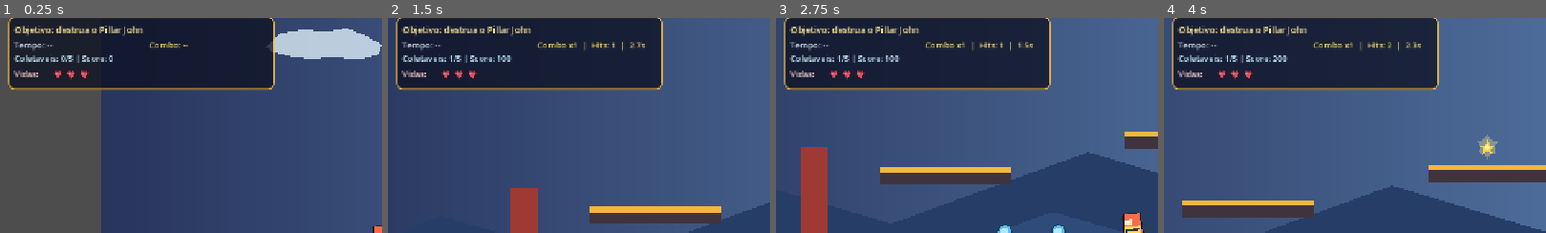
Above: before the commit, frames 1-4 (left to right).
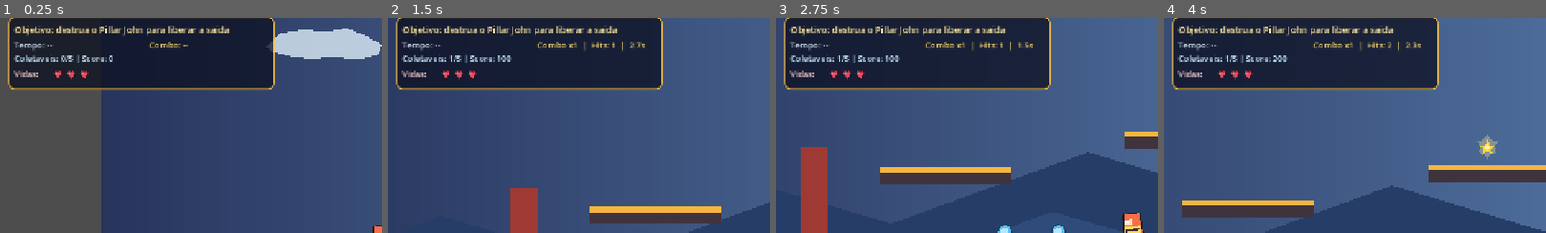
Above: after the commit, the same moments.

Repository: wvianna/game-pizza-tower-godot
Game: Godot game, scene res://scenes/levels/level_01.tscn
Two runs of this game, one before a commit and one after it. Both use one fixed random seed, a clock stepped at 60 frames per second and the inputs below.
Inputs:
- Up to frame 1 (0.25 s): no input
- Up to frame 2 (1.5 s): hold Ctrl (crouch) 0.53-1.28 s; hold D (move_right) from 0.53 s (still down); tap Space (jump) at 0.77 s; tap Shift (dash) at 1.35 s
- Up to frame 3 (2.75 s): tap Space (jump) at 1.52 s; release D (move_right) at 2.03 s; hold A (move_left) from 2.03 s (still down); tap J (grab_throw) at 2.1 s
- Up to frame 4 (4 s): release A (move_left) at 2.78 s; hold D (move_right) from 2.78 s (still down); tap K (taunt_parry) at 2.85 s; tap Space (jump) at 3.02, 3.77 s; tap F8 (telemetry_export) at 3.6 s
The pictures show only the part of the screen within x 0-50%, y 2-52%; the shares and areas given below are measured in that part.

The runs differ from the first frame. In frame 1, 0.4% of the frame differs, in the area x 38-60%, y 3-9%; in frame 2, 0.4%; in frame 3, 0.4%; in frame 4, 0.4%.

Commit message:
feat: enhance exit zone interaction with proximity detection and updated prompts

Diff:
--- a/scripts/audio/audio_director.gd
+++ b/scripts/audio/audio_director.gd
@@ -134,30 +134,61 @@
 			return sin(TAU * phase)
 
 func _build_music_stream() -> AudioStreamWAV:
-	var notes: Array[float] = [
-		261.63, 329.63, 392.0, 329.63,
-		293.66, 349.23, 440.0, 349.23,
-		246.94, 329.63, 392.0, 329.63,
-		220.0, 293.66, 349.23, 392.0
-	]
-	var bpm: float = 145.0
-	var step_duration: float = (60.0 / bpm) * 0.5
+	var motif_semitones: Array[int] = [0, 3, 7, 10, 7, 3, 5, 8, 12, 8, 5, 3, 2, 5, 9, 7]
+	var phrase_shifts: Array[int] = [0, 2, 0, -2, 3, 0, -5, 0, 2, -3]
+	var notes: Array[float] = []
+	var root_frequency: float = 196.0
+
+	# 10 frases x 16 notas = 160 notas por ciclo (10x mais notas que a versão anterior).
+	for phrase_index in range(phrase_shifts.size()):
+		var phrase_shift: int = phrase_shifts[phrase_index]
+		for step_index in range(motif_semitones.size()):
+			var semitone: int = motif_semitones[step_index] + phrase_shift
+			if (phrase_index % 2) == 1 and (step_index % 4) == 2:
+				semitone += 1
+			var frequency: float = root_frequency * pow(2.0, float(semitone) / 12.0)
+			notes.append(frequency)
+
+	var bpm: float = 188.0
+	var step_duration: float = (60.0 / bpm) * 0.25
 	var total_duration: float = step_duration * float(notes.size())
 	var sample_count: int = maxi(256, int(total_duration * MIX_RATE))
 	var data: PackedByteArray = PackedByteArray()
 	data.resize(sample_count * 2)
+	var phrase_size: int = motif_semitones.size()
+	var bar_duration: float = step_duration * 2.0
 
 	for i in range(sample_count):
 		var t: float = float(i) / float(MIX_RATE)
 		var note_index: int = int(floor(t / step_duration)) % notes.size()
+		var note_frequency: float = notes[note_index]
 		var note_start: float = float(note_index) * step_duration
 		var note_progress: float = (t - note_start) / step_duration
-		var env: float = clampf(1.0 - note_progress, 0.0, 1.0)
-
-		var lead: float = _sample_wave(notes[note_index], t, "square") * 0.14 * env
-		var bass: float = _sample_wave(notes[note_index] * 0.5, t, "triangle") * 0.1
-		var pulse: float = _sample_wave(55.0, t, "sine") * 0.03
-		var mixed: float = clampf(lead + bass + pulse, -1.0, 1.0)
+		var env_attack: float = minf(1.0, note_progress * 18.0)
+		var env_release: float = minf(1.0, (1.0 - note_progress) * 8.0)
+		var env: float = env_attack * env_release
+
+		var accent: float = 1.2 if (note_index % 4) == 0 else 1.0
+		var lead: float = _sample_wave(note_frequency, t, "saw") * 0.13 * env * accent
+
+		var counter_index: int = (note_index + 3) % notes.size()
+		var counter_freq: float = notes[counter_index] * 1.5
+		var counter_gate: float = 0.72 if (note_index % 2) == 0 else 0.34
+		var counter: float = _sample_wave(counter_freq, t, "square") * 0.05 * env * counter_gate
+
+		var bass_index: int = int(floor(t / (step_duration * 2.0))) % phrase_size
+		var bass_frequency: float = root_frequency * pow(2.0, float(motif_semitones[bass_index] - 12) / 12.0)
+		var bass: float = _sample_wave(maxf(46.0, bass_frequency), t, "triangle") * 0.1
+
+		var kick_phase: float = fmod(t, bar_duration) / bar_duration
+		var kick_env: float = clampf(1.0 - kick_phase * 5.5, 0.0, 1.0)
+		var kick: float = _sample_wave(52.0 + kick_env * 22.0, t, "sine") * 0.045 * kick_env
+
+		var hat_phase: float = fmod(t, step_duration) / step_duration
+		var hat_env: float = clampf(1.0 - hat_phase * 6.5, 0.0, 1.0)
+		var hat: float = _sample_wave(8000.0, t, "noise") * 0.018 * hat_env
+
+		var mixed: float = clampf(lead + counter + bass + kick + hat, -0.92, 0.92)
 
 		var pcm: int = int(mixed * 32767.0)
 		var byte_index: int = i * 2
--- a/scripts/game/level_controller.gd
+++ b/scripts/game/level_controller.gd
@@ -25,6 +25,7 @@
 var _heart_empty_texture: Texture2D = null
 var _player_in_exit_zone := false
 var _exit_input_latched := false
+var _exit_lock_hint_latched := false
 
 var _combo_system: Node = null
 var _audio_director: Node = null
@@ -281,7 +282,15 @@
 
 	_register_action(300, "pillar")
 	_emit_audio("pillar_break")
-	_set_escape_text()
+	_exit_lock_hint_latched = false
+	if _player_in_exit_zone or _is_player_close_to_exit():
+		_player_in_exit_zone = true
+		if objective_label:
+			objective_label.text = "Porta encontrada! Aperte W ou Seta Cima para entrar."
+	else:
+		_set_escape_text()
+
+	_update_exit_label(_player_in_exit_zone)
 	_update_hud_labels()
 	_try_complete_if_player_in_exit()
 
@@ -426,7 +435,7 @@
 
 func _set_explore_text() -> void:
 	if objective_label:
-		objective_label.text = "Objetivo: destrua o Pillar John"
+		objective_label.text = "Objetivo: destrua o Pillar John para liberar a saida"
 
 func _set_escape_text() -> void:
 	if objective_label:
@@ -517,15 +526,29 @@
 	return hearts
 
 func _try_complete_if_player_in_exit() -> void:
+	var is_in_exit_zone_now := _player_in_exit_zone or _is_player_close_to_exit()
+	if not is_in_exit_zone_now:
+		_exit_input_latched = false
+		_exit_lock_hint_latched = false
+		return
+
 	if not _player_in_exit_zone:
-		_exit_input_latched = false
-		return
+		_player_in_exit_zone = true
+		_update_exit_label(_phase == "escape")
 
 	if _phase != "escape":
 		_exit_input_latched = false
-		return
-
-	if not Input.is_action_pressed("move_up"):
+		if Input.is_action_just_pressed("move_up") and not _exit_lock_hint_latched:
+			_exit_lock_hint_latched = true
+			if objective_label:
+				objective_label.text = "Saida bloqueada: destrua o Pillar John primeiro."
+		_update_exit_label(false)
+		return
+
+	_exit_lock_hint_latched = false
+
+	var wants_enter := Input.is_action_just_pressed("move_up") or Input.is_action_pressed("move_up")
+	if not wants_enter:
 		_exit_input_latched = false
 		return
 
@@ -540,7 +563,7 @@
 	_try_complete_if_player_in_exit()
 
 func _sync_exit_zone_state() -> void:
-	var is_in_exit: bool = _is_player_overlapping_exit()
+	var is_in_exit: bool = _is_player_overlapping_exit() or _is_player_close_to_exit()
 	if is_in_exit == _player_in_exit_zone:
 		return
 
@@ -554,6 +577,7 @@
 	if _player_in_exit_zone:
 		objective_label.text = "Porta encontrada! Aperte W ou Seta Cima para entrar."
 	else:
+		_exit_lock_hint_latched = false
 		_set_escape_text()
 
 func _is_player_overlapping_exit() -> bool:
@@ -566,8 +590,29 @@
 
 	return false
 
+func _is_player_close_to_exit() -> bool:
+	if exit_area == null:
+		return false
+
+	var player_node_2d := player as Node2D
+	if player_node_2d == null:
+		return false
+
+	var exit_node_2d := exit_area as Node2D
+	if exit_node_2d == null:
+		return false
+
+	var distance := player_node_2d.global_position.distance_to(exit_node_2d.global_position)
+	return distance <= 96.0
+
 func _update_exit_label(show_prompt: bool) -> void:
 	if exit_label == null:
+		return
+
+	if _phase != "escape":
+		exit_label.text = "SAIDA BLOQUEADA"
+		exit_label.add_theme_color_override("font_color", Color(1.0, 0.870588, 0.4, 1.0))
+		exit_label.add_theme_font_size_override("font_size", 11)
 		return
 
 	if show_prompt:
Not shown, changed: docs/relatorios/validacao-automatica.md
